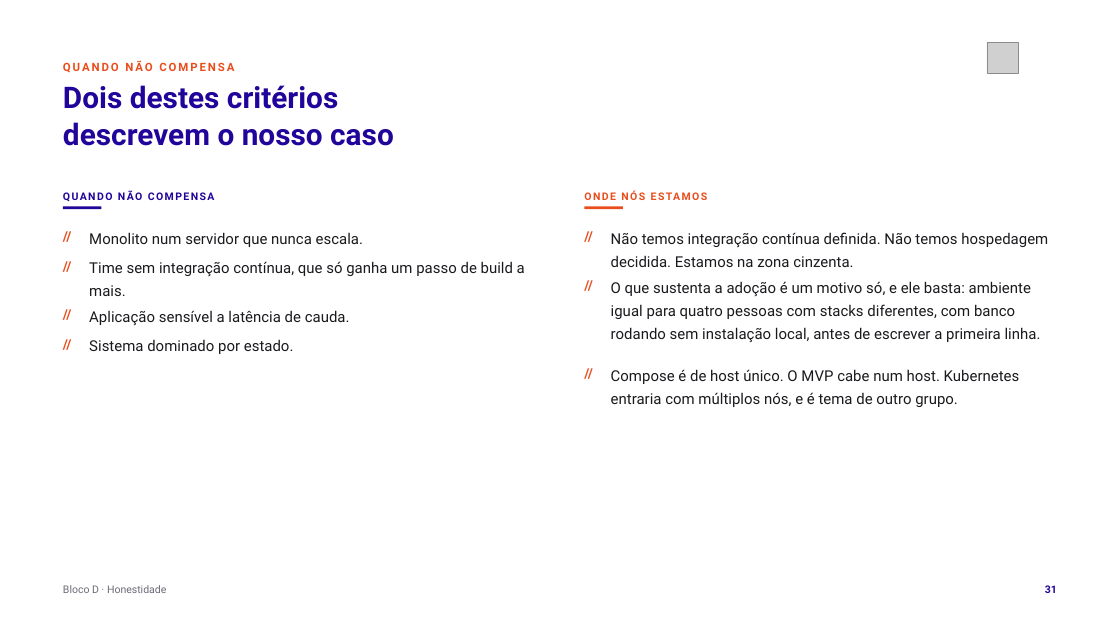
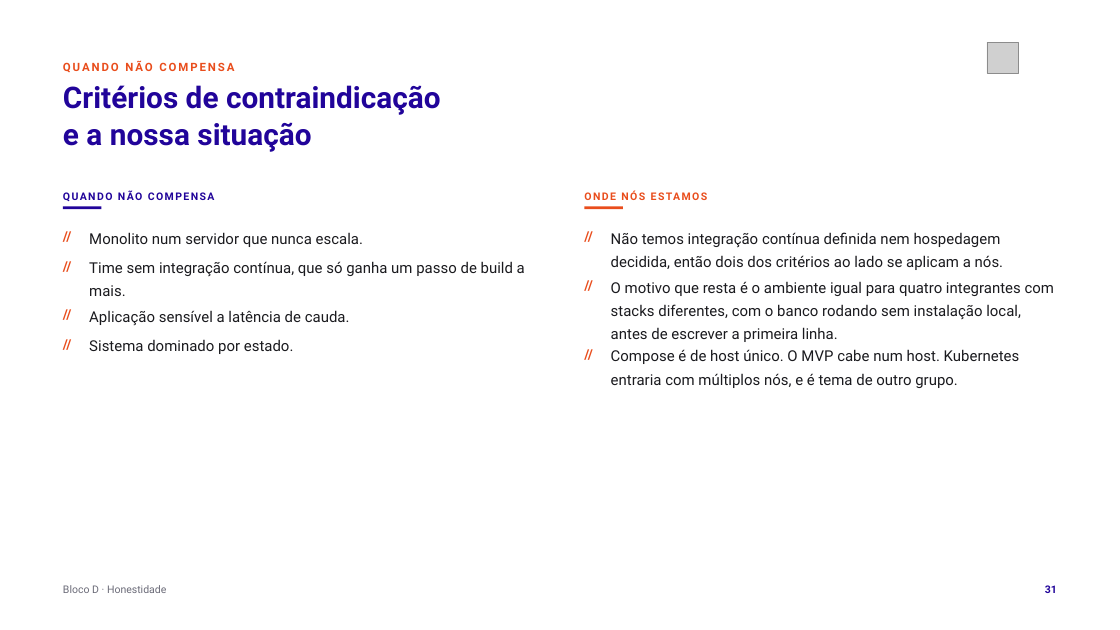
Before and after one commit to tcpassos/invite-app, a slide deck: slide 31 of trabalhos/T1-Docker-Invite-People.pptx. Drawn at 1120x630 pixels with LibreOffice and Linux fonts; fonts in the diff are those of the drawing; grey boxes stand for pictures. Boxes give left, top, right and bottom in pixels: in the first picture for what was removed or moved away, otherwise in the second. Text is boxed around its words. In the diff, an @@ line names an element or a change of style, - is before the commit and + after.

```diff
--- a/trabalhos/T1-Docker-Invite-People.pptx
+++ b/trabalhos/T1-Docker-Invite-People.pptx
@@ text at box(63, 85, 441, 152): text changed @@
-Dois destes critérios
-descrevem o nosso caso
+Critérios de contraindicação
+e a nossa situação
@@ text at box(611, 232, 1003, 270): text changed @@
-Não temos integração contínua definida. Não temos hospedagem decidida. Estamos na zona cinzenta.
+Não temos integração contínua definida nem hospedagem decidida, então dois dos critérios ao lado se aplicam a nós.
@@ text at box(611, 281, 1054, 342): text changed @@
-O que sustenta a adoção é um motivo só, e ele basta: ambiente igual para quatro pessoas com stacks diferentes, com banco rodando sem instalação local, antes de escrever a primeira linha.
+O motivo que resta é o ambiente igual para quatro integrantes com stacks diferentes, com o banco rodando sem instalação local, antes de escrever a primeira linha.
@@ text "//": place and size @@
-text "//" at box(585, 362, 607, 384)
+text "//" at box(585, 343, 607, 365)
@@ text "Compose é de host único. ...": place and size @@
-text "Compose é de host único. ..." at box(611, 369, 1020, 407)
+text "Compose é de host único. ..." at box(611, 349, 1020, 388)
```
Also in this commit, not shown: 28 other slides changed, 32 other files.
